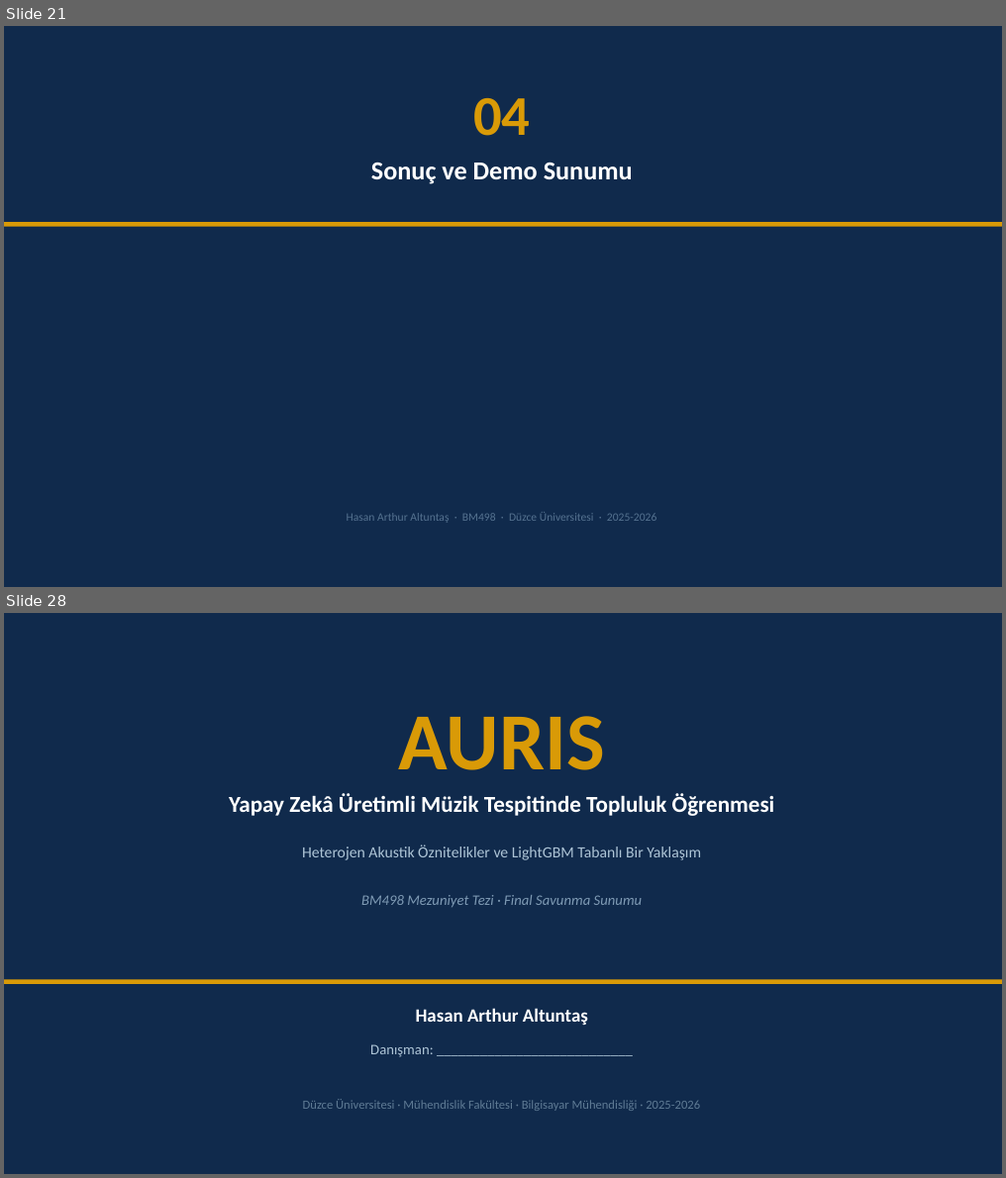
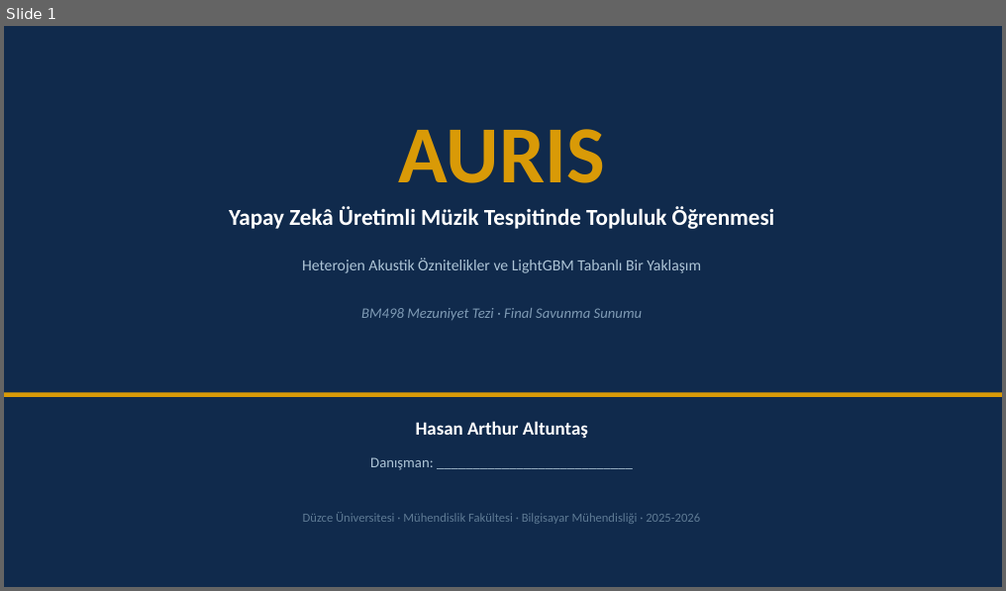
Before and after one commit to Rtur2003/CrownCode, a slide deck: docs/academic/TeslimEdilecekler/Sunumlar/AURIS_Tum_Sunumlar_Birlesik.pptx. Shown one above the other, each under a label of ours: slides 21 and 28 before the commit, slide 1 after it; the slides between them are not shown. The pictures are 1006x1178 and 1006x591 pixels, drawn with LibreOffice and Linux fonts; fonts in the diff are those of the drawing. Boxes give left, top, right and bottom in pixels: in the first picture for what was removed or moved away, otherwise in the second. Text is boxed around its words. In the diff, an @@ line names an element or a change of style, - is before the commit and + after.

```diff
--- a/docs/academic/TeslimEdilecekler/Sunumlar/AURIS_Tum_Sunumlar_Birlesik.pptx
+++ b/docs/academic/TeslimEdilecekler/Sunumlar/AURIS_Tum_Sunumlar_Birlesik.pptx
@@ slide 21 removed at <box>4,26,1002,587</box>, background #102A4C @@
@@ text removed at <box>473,98,530,136</box> @@
-04
@@ text removed at <box>371,162,633,184</box> @@
-Sonuç ve Demo Sunumu
@@ rectangle removed at <box>4,222,1002,227</box> @@
@@ text removed at <box>347,512,656,523</box> @@
-Hasan Arthur Altuntaş · BM498 · Düzce Üniversitesi · 2025-2026
@@ what was slide 28 is now slide 1 @@
```
Also in this commit, not shown: 27 other slides removed, 2 other files.
